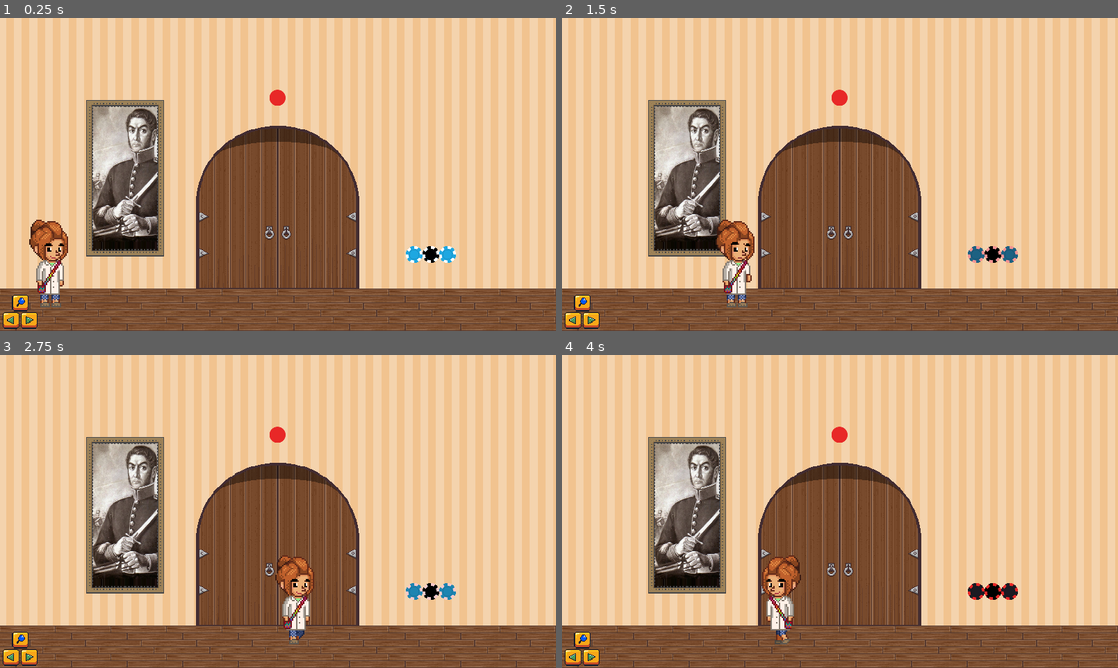
Above: before the commit, frames 1-4 (two rows, left to right).
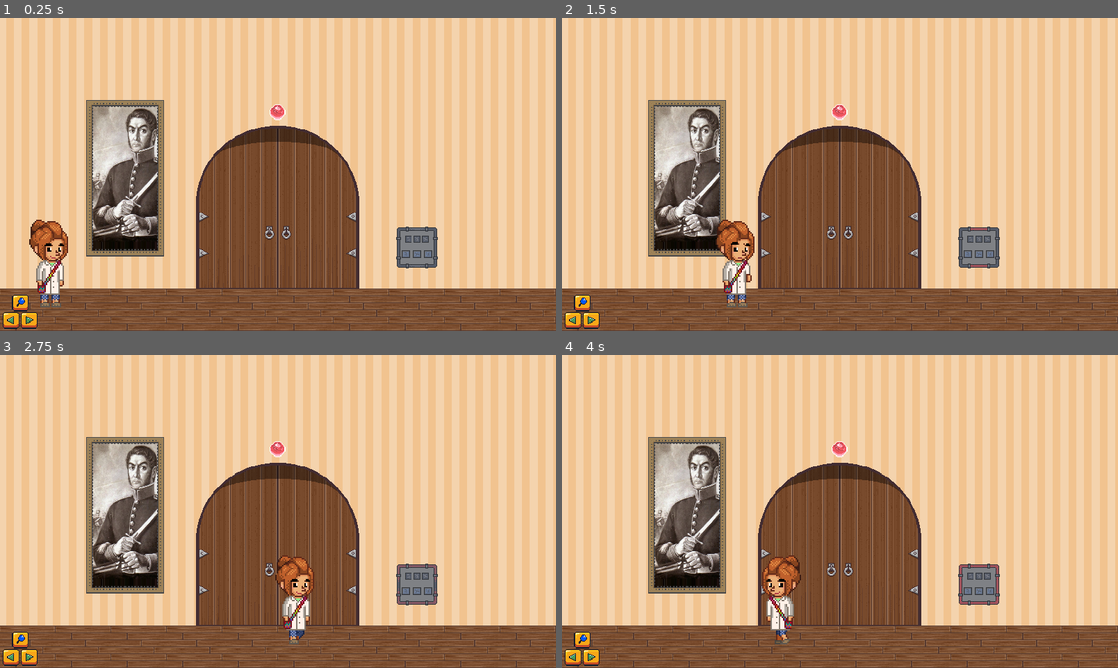
Above: after the commit, the same moments.

Repository: my-old-games/crear4
Game: Godot game, scene res://niveles/Nivel01.tscn
Same seed, same stepped clock (60 frames per second), same inputs: the game is played once before the commit and once after it.
Inputs (mouse positions are in pixels of both pictures, inside the frame that each line leads up to):
- Up to frame 1 (0.25 s): no input
- Up to frame 2 (1.5 s): move the mouse to (962, 158) at 0.52 s; hold Right (ui_right) 0.53-1.25 s; click (962, 158) at 0.67 s; drag from (728, 190) to (840, 205) at 1.27 s
- Up to frame 3 (2.75 s): move the mouse to (333, 442) at 2.02 s; hold Right (ui_right) from 2.03 s (still down)
- Up to frame 4 (4 s): release Right (ui_right) at 2.75 s; drag from (812, 574) to (995, 592) at 2.77 s; move the mouse to (1006, 558) at 3.52 s; hold Left (ui_left) from 3.53 s (still down)

The runs differ from the first frame. In frame 1, 1.3% of the frame differs, in the area x 48-82%, y 22-80%; in frame 2, 1.3%; in frame 3, 1.3%; in frame 4, 1.3%.

Commit message:
9º Prototipo [JUGABLE - PARTE 1]

Diff:
--- a/Proyecto/escenas/Carta.tscn
+++ b/Proyecto/escenas/Carta.tscn
@@ -17,8 +17,8 @@
 
 [sub_resource type="DynamicFont" id=3]
 size = 10
-outline_size = 1
-outline_color = Color( 1, 0.996078, 0.992157, 1 )
+outline_size = 2
+outline_color = Color( 0.231373, 0.176471, 0.0235294, 1 )
 use_filter = true
 font_data = ExtResource( 3 )
 
@@ -91,7 +91,7 @@
 margin_bottom = 74.15
 rect_min_size = Vector2( 80, 20 )
 custom_fonts/font = SubResource( 3 )
-custom_colors/font_color = Color( 0, 0, 0, 1 )
+custom_colors/font_color = Color( 1, 1, 1, 1 )
 text = "TEXTO REFERENCIA"
 align = 1
 __meta__ = {
--- a/Proyecto/escenas/Panel.tscn
+++ b/Proyecto/escenas/Panel.tscn
@@ -1,27 +1,55 @@
-[gd_scene load_steps=5 format=2]
+[gd_scene load_steps=13 format=2]
 
-[ext_resource path="res://assets/imagenes/prototipo02/Panel.png" type="Texture" id=1]
 [ext_resource path="res://scripts/Panel.gd" type="Script" id=2]
+[ext_resource path="res://assets/imagenes/mapa/Panel.png" type="Texture" id=3]
 
-[sub_resource type="CapsuleShape2D" id=1]
-radius = 26.6365
-height = 150.188
+[sub_resource type="AtlasTexture" id=3]
+atlas = ExtResource( 3 )
+region = Rect2( 0, 64, 64, 64 )
 
-[sub_resource type="Animation" id=2]
-resource_name = "BRILLAR"
-length = 4.0
-tracks/0/type = "value"
-tracks/0/path = NodePath("Sprite:modulate")
-tracks/0/interp = 1
-tracks/0/loop_wrap = true
-tracks/0/imported = false
-tracks/0/enabled = true
-tracks/0/keys = {
-"times": PoolRealArray( 0, 1, 2, 3, 4 ),
-"transitions": PoolRealArray( 1, 1, 1, 1, 1 ),
-"update": 0,
-"values": [ Color( 1, 1, 1, 1 ), Color( 0.909804, 0.156863, 0.152941, 1 ), Color( 1, 1, 1, 1 ), Color( 0.909804, 0.156863, 0.152941, 1 ), Color( 1, 1, 1, 1 ) ]
-}
+[sub_resource type="AtlasTexture" id=4]
+atlas = ExtResource( 3 )
+region = Rect2( 64, 64, 64, 64 )
+
+[sub_resource type="AtlasTexture" id=5]
+atlas = ExtResource( 3 )
+region = Rect2( 128, 64, 64, 64 )
+
+[sub_resource type="AtlasTexture" id=6]
+atlas = ExtResource( 3 )
+region = Rect2( 192, 64, 64, 64 )
+
+[sub_resource type="AtlasTexture" id=8]
+atlas = ExtResource( 3 )
+region = Rect2( 0, 0, 64, 64 )
+
+[sub_resource type="AtlasTexture" id=9]
+atlas = ExtResource( 3 )
+region = Rect2( 64, 0, 64, 64 )
+
+[sub_resource type="AtlasTexture" id=10]
+atlas = ExtResource( 3 )
+region = Rect2( 128, 0, 64, 64 )
+
+[sub_resource type="AtlasTexture" id=11]
+atlas = ExtResource( 3 )
+region = Rect2( 192, 0, 64, 64 )
+
+[sub_resource type="SpriteFrames" id=7]
+animations = [ {
+"frames": [ SubResource( 3 ), SubResource( 4 ), SubResource( 5 ), SubResource( 6 ), SubResource( 5 ), SubResource( 4 ) ],
+"loop": true,
+"name": "IDLE",
+"speed": 4.0
+}, {
+"frames": [ SubResource( 8 ), SubResource( 9 ), SubResource( 10 ), SubResource( 11 ) ],
+"loop": false,
+"name": "COMPLETADO",
+"speed": 3.0
+} ]
+
+[sub_resource type="RectangleShape2D" id=12]
+extents = Vector2( 76.0232, 76.154 )
 
 [node name="Panel" type="Area2D"]
 light_mask = 4
@@ -30,19 +58,14 @@
 collision_layer = 4
 script = ExtResource( 2 )
 
-[node name="Sprite" type="Sprite" parent="."]
-texture = ExtResource( 1 )
+[node name="AnimatedSprite" type="AnimatedSprite" parent="."]
+scale = Vector2( 2.5, 2.5 )
+frames = SubResource( 7 )
+animation = "COMPLETADO"
 
 [node name="CollisionShape2D" type="CollisionShape2D" parent="."]
 rotation = 1.5708
-shape = SubResource( 1 )
-
-[node name="AnimationPlayer" type="AnimationPlayer" parent="."]
-anims/BRILLAR = SubResource( 2 )
-
-[node name="Timer" type="Timer" parent="."]
-one_shot = true
+shape = SubResource( 12 )
 
 [connection signal="body_entered" from="." to="." method="_on_Panel_body_entered"]
 [connection signal="body_exited" from="." to="." method="_on_Panel_body_exited"]
-[connection signal="timeout" from="Timer" to="." method="_on_Timer_timeout"]
--- a/Proyecto/escenas/Pin.tscn
+++ b/Proyecto/escenas/Pin.tscn
@@ -1,17 +1,36 @@
-[gd_scene load_steps=5 format=2]
+[gd_scene load_steps=9 format=2]
 
-[ext_resource path="res://assets/imagenes/prototipo05/g8615.png" type="Texture" id=1]
-[ext_resource path="res://assets/imagenes/prototipo05/g8611.png" type="Texture" id=2]
+[ext_resource path="res://assets/imagenes/mapa/Pin.png" type="Texture" id=2]
 [ext_resource path="res://scripts/Pin.gd" type="Script" id=3]
 
-[sub_resource type="SpriteFrames" id=1]
+[sub_resource type="AtlasTexture" id=1]
+atlas = ExtResource( 2 )
+region = Rect2( 64, 0, 64, 64 )
+
+[sub_resource type="AtlasTexture" id=2]
+atlas = ExtResource( 2 )
+region = Rect2( 128, 0, 64, 64 )
+
+[sub_resource type="AtlasTexture" id=3]
+atlas = ExtResource( 2 )
+region = Rect2( 192, 0, 64, 64 )
+
+[sub_resource type="AtlasTexture" id=4]
+atlas = ExtResource( 2 )
+region = Rect2( 256, 0, 64, 64 )
+
+[sub_resource type="AtlasTexture" id=6]
+atlas = ExtResource( 2 )
+region = Rect2( 0, 0, 64, 64 )
+
+[sub_resource type="SpriteFrames" id=5]
 animations = [ {
-"frames": [ ExtResource( 2 ) ],
-"loop": true,
+"frames": [ SubResource( 1 ), SubResource( 2 ), SubResource( 3 ), SubResource( 4 ) ],
+"loop": false,
 "name": "ABIERTO",
 "speed": 5.0
 }, {
-"frames": [ ExtResource( 1 ) ],
+"frames": [ SubResource( 6 ) ],
 "loop": true,
 "name": "CERRADO",
 "speed": 5.0
@@ -23,5 +42,6 @@
 script = ExtResource( 3 )
 
 [node name="AnimatedSprite" type="AnimatedSprite" parent="."]
-frames = SubResource( 1 )
+scale = Vector2( 1.5, 1.5 )
+frames = SubResource( 5 )
 animation = "CERRADO"
--- a/Proyecto/escenas/Puzzle.tscn
+++ b/Proyecto/escenas/Puzzle.tscn
@@ -1,10 +1,10 @@
-[gd_scene load_steps=15 format=2]
+[gd_scene load_steps=21 format=2]
 
 [ext_resource path="res://escenas/cartas/Carta03_Tiene.tscn" type="PackedScene" id=1]
 [ext_resource path="res://escenas/fichas/Ficha01_San_Martin.tscn" type="PackedScene" id=2]
 [ext_resource path="res://escenas/Ranura.tscn" type="PackedScene" id=3]
 [ext_resource path="res://scripts/Puzzle.gd" type="Script" id=4]
-[ext_resource path="res://assets/imagenes/prototipo02/panel_beige.png" type="Texture" id=5]
+[ext_resource path="res://assets/imagenes/interfaz/paneles/PanelRompeCabezas.png" type="Texture" id=5]
 [ext_resource path="res://assets/imagenes/interfaz/botones/BotonesHUD_7.png" type="Texture" id=6]
 [ext_resource path="res://escenas/cartas/Carta01_San_Martin.tscn" type="PackedScene" id=7]
 [ext_resource path="res://escenas/cartas/Carta02_San_Martin_Sable.tscn" type="PackedScene" id=8]
@@ -12,6 +12,31 @@
 [ext_resource path="res://escenas/fichas/Ficha03_Tiene.tscn" type="PackedScene" id=10]
 [ext_resource path="res://assets/imagenes/prototipo04/flecha.png" type="Texture" id=11]
 [ext_resource path="res://assets/imagenes/interfaz/botones/BotonesHUD_6.png" type="Texture" id=12]
+[ext_resource path="res://assets/imagenes/interfaz/CandadoUI.png" type="Texture" id=13]
+
+[sub_resource type="AtlasTexture" id=3]
+atlas = ExtResource( 13 )
+region = Rect2( 0, 0, 150, 150 )
+
+[sub_resource type="AtlasTexture" id=4]
+atlas = ExtResource( 13 )
+region = Rect2( 150, 0, 150, 150 )
+
+[sub_resource type="AtlasTexture" id=5]
+atlas = ExtResource( 13 )
+region = Rect2( 300, 0, 150, 150 )
+
+[sub_resource type="AtlasTexture" id=6]
+atlas = ExtResource( 13 )
+region = Rect2( 450, 0, 150, 150 )
+
+[sub_resource type="SpriteFrames" id=7]
+animations = [ {
+"frames": [ SubResource( 3 ), SubResource( 4 ), SubResource( 5 ), SubResource( 6 ) ],
+"loop": false,
+"name": "OPEN",
+"speed": 3.0
+} ]
 
 [sub_resource type="Animation" id=1]
 resource_name = "MOSTRAR"
@@ -70,19 +95,22 @@
 }
 
 [node name="Puzzle" type="Node2D"]
-modulate = Color( 1, 1, 1, 0 )
 light_mask = 524288
 z_index = 700
 script = ExtResource( 4 )
 
 [node name="Fondo" type="Sprite" parent="."]
-position = Vector2( 124.645, 7.07107 )
-scale = Vector2( 3.5, 3.5 )
+position = Vector2( 103.424, 27.278 )
 texture = ExtResource( 5 )
 centered = false
 
+[node name="Candado" type="AnimatedSprite" parent="."]
+position = Vector2( 308.222, 109.567 )
+frames = SubResource( 7 )
+animation = "OPEN"
+
 [node name="Cartas" type="Node2D" parent="."]
-position = Vector2( 557.513, 127.816 )
+position = Vector2( 575.718, 139.278 )
 scale = Vector2( 1.4, 1.4 )
 
 [node name="Carta01_San_Martin" parent="Cartas" instance=ExtResource( 7 )]
@@ -93,38 +121,42 @@
 
 [node name="Ranuras" type="Node2D" parent="."]
 light_mask = 524288
-position = Vector2( 13.435, -65.0538 )
+position = Vector2( 13.435, -76.2911 )
 
 [node name="Ranura_San_Martin" parent="Ranuras" instance=ExtResource( 3 )]
-position = Vector2( 180.413, 312.715 )
+position = Vector2( 172.403, 311.656 )
 palabra = "SAN MARTIN"
 
 [node name="Ranura_Sable" parent="Ranuras" instance=ExtResource( 3 )]
-position = Vector2( 399.223, 313.599 )
+position = Vector2( 410.376, 313.599 )
 palabra = "SABLE"
 
 [node name="Ranura_Tiene" parent="Ranuras" instance=ExtResource( 3 )]
-position = Vector2( 290.6, 311.656 )
+position = Vector2( 294.787, 313.599 )
 palabra = "TIENE"
 
-[node name="Sprite2" type="Sprite" parent="."]
+[node name="Fichas" type="Node2D" parent="."]
+
+[node name="Ficha_San_Martin" parent="Fichas" instance=ExtResource( 2 )]
+position = Vector2( 299.358, 81.5667 )
+
+[node name="Ficha_Sable" parent="Fichas" instance=ExtResource( 9 )]
+position = Vector2( 185.838, 80.7259 )
+
+[node name="Ficha_Tiene" parent="Fichas" instance=ExtResource( 10 )]
+position = Vector2( 423.811, 76.5214 )
+
+[node name="Flechas" type="Node2D" parent="."]
+
+[node name="Sprite2" type="Sprite" parent="Flechas"]
 position = Vector2( 250.755, 249.934 )
 scale = Vector2( 0.2, 0.2 )
 texture = ExtResource( 11 )
 
-[node name="Sprite4" type="Sprite" parent="."]
+[node name="Sprite4" type="Sprite" parent="Flechas"]
 position = Vector2( 360.072, 249.513 )
 scale = Vector2( 0.2, 0.2 )
 texture = ExtResource( 11 )
-
-[node name="Ficha_San_Martin" parent="." instance=ExtResource( 2 )]
-position = Vector2( 299.358, 81.5667 )
-
-[node name="Ficha_Sable" parent="." instance=ExtResource( 9 )]
-position = Vector2( 185.838, 80.7259 )
-
-[node name="Ficha_Tiene" parent="." instance=ExtResource( 10 )]
-position = Vector2( 423.811, 76.5214 )
 
 [node name="AnimationPlayer" type="AnimationPlayer" parent="."]
 playback_speed = 2.0
@@ -132,22 +164,23 @@
 anims/OCULTAR = SubResource( 2 )
 
 [node name="CloseButton" type="TouchScreenButton" parent="."]
-position = Vector2( 445.484, 5.58297 )
+position = Vector2( 479.324, 26.7536 )
 scale = Vector2( 0.5, 0.5 )
 normal = ExtResource( 12 )
 pressed = ExtResource( 6 )
 
+[connection signal="animation_finished" from="Candado" to="." method="_on_Candado_animation_finished"]
+[connection signal="acertado" from="Ranuras/Ranura_San_Martin" to="." method="_on_Ranura_acertado"]
 [connection signal="acertado" from="Ranuras/Ranura_San_Martin" to="Cartas/Carta01_San_Martin" method="_on_Ranura_acertado"]
-[connection signal="acertado" from="Ranuras/Ranura_San_Martin" to="." method="_on_Ranura_acertado"]
+[connection signal="acertado" from="Ranuras/Ranura_Sable" to="." method="_on_Ranura_acertado"]
 [connection signal="acertado" from="Ranuras/Ranura_Sable" to="Cartas/Carta02_Sable" method="_on_Ranura_acertado"]
-[connection signal="acertado" from="Ranuras/Ranura_Sable" to="." method="_on_Ranura_acertado"]
+[connection signal="acertado" from="Ranuras/Ranura_Tiene" to="." method="_on_Ranura_acertado"]
 [connection signal="acertado" from="Ranuras/Ranura_Tiene" to="Cartas/Carta03_Tiene" method="_on_Ranura_acertado"]
-[connection signal="acertado" from="Ranuras/Ranura_Tiene" to="." method="_on_Ranura_acertado"]
-[connection signal="hidecard" from="Ficha_San_Martin" to="Cartas/Carta01_San_Martin" method="ocultar_Carta"]
-[connection signal="showcard" from="Ficha_San_Martin" to="Cartas/Carta01_San_Martin" method="mostrar_Carta"]
-[connection signal="hidecard" from="Ficha_Sable" to="Cartas/Carta02_Sable" method="ocultar_Carta"]
-[connection signal="showcard" from="Ficha_Sable" to="Cartas/Carta02_Sable" method="mostrar_Carta"]
-[connection signal="hidecard" from="Ficha_Tiene" to="Cartas/Carta03_Tiene" method="ocultar_Carta"]
-[connection signal="showcard" from="Ficha_Tiene" to="Cartas/Carta03_Tiene" method="mostrar_Carta"]
+[connection signal="hidecard" from="Fichas/Ficha_San_Martin" to="Cartas/Carta01_San_Martin" method="ocultar_Carta"]
+[connection signal="showcard" from="Fichas/Ficha_San_Martin" to="Cartas/Carta01_San_Martin" method="mostrar_Carta"]
+[connection signal="hidecard" from="Fichas/Ficha_Sable" to="Cartas/Carta02_Sable" method="ocultar_Carta"]
+[connection signal="showcard" from="Fichas/Ficha_Sable" to="Cartas/Carta02_Sable" method="mostrar_Carta"]
+[connection signal="hidecard" from="Fichas/Ficha_Tiene" to="Cartas/Carta03_Tiene" method="ocultar_Carta"]
+[connection signal="showcard" from="Fichas/Ficha_Tiene" to="Cartas/Carta03_Tiene" method="mostrar_Carta"]
 [connection signal="animation_finished" from="AnimationPlayer" to="." method="_on_AnimationPlayer_animation_finished"]
 [connection signal="pressed" from="CloseButton" to="." method="_on_CloseButton_pressed"]
--- a/Proyecto/escenas/Ranura.tscn
+++ b/Proyecto/escenas/Ranura.tscn
@@ -5,59 +5,59 @@
 [ext_resource path="res://assets/fuentes/Rubik-Italic.ttf" type="DynamicFontData" id=3]
 [ext_resource path="res://assets/imagenes/puzzle/RanuraError.png" type="Texture" id=4]
 
-[sub_resource type="AtlasTexture" id=8]
-atlas = ExtResource( 4 )
+[sub_resource type="AtlasTexture" id=1]
+atlas = ExtResource( 1 )
 region = Rect2( 0, 0, 100, 100 )
 
-[sub_resource type="AtlasTexture" id=9]
-atlas = ExtResource( 4 )
+[sub_resource type="AtlasTexture" id=2]
+atlas = ExtResource( 1 )
 region = Rect2( 100, 0, 100, 100 )
 
-[sub_resource type="AtlasTexture" id=10]
-atlas = ExtResource( 4 )
+[sub_resource type="AtlasTexture" id=3]
+atlas = ExtResource( 1 )
 region = Rect2( 200, 0, 100, 100 )
 
 [sub_resource type="AtlasTexture" id=4]
 atlas = ExtResource( 1 )
+region = Rect2( 300, 0, 100, 100 )
+
+[sub_resource type="AtlasTexture" id=5]
+atlas = ExtResource( 4 )
 region = Rect2( 0, 0, 100, 100 )
 
-[sub_resource type="AtlasTexture" id=5]
-atlas = ExtResource( 1 )
+[sub_resource type="AtlasTexture" id=6]
+atlas = ExtResource( 4 )
 region = Rect2( 100, 0, 100, 100 )
 
-[sub_resource type="AtlasTexture" id=6]
-atlas = ExtResource( 1 )
+[sub_resource type="AtlasTexture" id=7]
+atlas = ExtResource( 4 )
 region = Rect2( 200, 0, 100, 100 )
 
-[sub_resource type="AtlasTexture" id=7]
-atlas = ExtResource( 1 )
-region = Rect2( 300, 0, 100, 100 )
-
-[sub_resource type="SpriteFrames" id=1]
+[sub_resource type="SpriteFrames" id=8]
 animations = [ {
-"frames": [ SubResource( 8 ), SubResource( 9 ), SubResource( 10 ) ],
-"loop": false,
-"name": "ERROR",
-"speed": 8.0
-}, {
-"frames": [ SubResource( 4 ) ],
+"frames": [ SubResource( 1 ) ],
 "loop": false,
 "name": "LIBRE",
 "speed": 5.0
 }, {
-"frames": [ SubResource( 5 ), SubResource( 6 ), SubResource( 7 ) ],
+"frames": [ SubResource( 2 ), SubResource( 3 ), SubResource( 4 ) ],
 "loop": false,
 "name": "OCUPADA",
 "speed": 8.0
+}, {
+"frames": [ SubResource( 5 ), SubResource( 6 ), SubResource( 7 ) ],
+"loop": false,
+"name": "ERROR",
+"speed": 8.0
 } ]
 
-[sub_resource type="RectangleShape2D" id=11]
+[sub_resource type="RectangleShape2D" id=9]
 extents = Vector2( 21.25, 22.25 )
 
-[sub_resource type="DynamicFont" id=3]
-size = 15
-outline_size = 1
-outline_color = Color( 0.0313726, 0.623529, 0.286275, 1 )
+[sub_resource type="DynamicFont" id=10]
+size = 12
+outline_size = 2
+outline_color = Color( 0.231373, 0.176471, 0.0235294, 1 )
 font_data = ExtResource( 3 )
 
 [node name="Ranura" type="Area2D"]
@@ -67,19 +67,19 @@
 script = ExtResource( 2 )
 
 [node name="AnimatedSprite" type="AnimatedSprite" parent="."]
-frames = SubResource( 1 )
+frames = SubResource( 8 )
 animation = "ERROR"
 
 [node name="CollisionShape2D" type="CollisionShape2D" parent="."]
-shape = SubResource( 11 )
+shape = SubResource( 9 )
 
 [node name="Palabra" type="Label" parent="."]
-margin_left = -63.3343
-margin_top = 48.4202
-margin_right = 66.6657
-margin_bottom = 78.4202
-rect_min_size = Vector2( 130, 30 )
-custom_fonts/font = SubResource( 3 )
+margin_left = -49.8343
+margin_top = 50.9202
+margin_right = 50.1657
+margin_bottom = 80.9202
+rect_min_size = Vector2( 100, 30 )
+custom_fonts/font = SubResource( 10 )
 text = "SAN MARTIN"
 align = 1
 __meta__ = {
--- /dev/null
+++ b/Proyecto/interfaces/Flecha.tscn
@@ -0,0 +1,3 @@
+[gd_scene format=2]
+
+[node name="Flecha" type="Node2D"]
--- a/Proyecto/niveles/Nivel01.tscn
+++ b/Proyecto/niveles/Nivel01.tscn
@@ -70,14 +70,12 @@
 [node name="Paneles" type="Node2D" parent="."]
 
 [node name="Panel" parent="Paneles" instance=ExtResource( 4 )]
-position = Vector2( 496, 272 )
-tiempo_pista = 1
+position = Vector2( 480, 264 )
 
 [node name="Pines" type="Node2D" parent="."]
-position = Vector2( 313.901, 87.8645 )
+position = Vector2( 319.457, 108.4 )
 
 [node name="Pin" parent="Pines" instance=ExtResource( 8 )]
-position = Vector2( 5.55585, 3.96851 )
 
 [node name="Puzzles" type="Node2D" parent="."]
 
@@ -94,5 +92,6 @@
 [connection signal="cerrado" from="CuadroUI" to="Suyay" method="reiniciar"]
 [connection signal="verPuzzle" from="Paneles/Panel" to="Puzzles/Puzzle" method="_on_Panel_verPuzzle"]
 [connection signal="cerrado" from="Puzzles/Puzzle" to="Suyay" method="reiniciar"]
+[connection signal="completado" from="Puzzles/Puzzle" to="Paneles/Panel" method="panel_completado"]
 [connection signal="completado" from="Puzzles/Puzzle" to="Pines/Pin" method="_on_Puzzle_completado"]
 [connection signal="completado" from="Puzzles/Puzzle" to="." method="_on_Puzzle_completado"]
--- a/Proyecto/scripts/Panel.gd
+++ b/Proyecto/scripts/Panel.gd
@@ -1,20 +1,12 @@
 extends Area2D
-# ---------------- VARIABLES CONFIGURABLES  ---------------
-export var pista = true
-export var tiempo_pista = 2
 # ---------------- SEÑALES    ---------------
 signal verPuzzle;
 # ---------------- FUNCION READY
 func _ready():
-	if pista:
-		$Timer.set_wait_time(tiempo_pista)
-		$Timer.start()
+	$AnimatedSprite.play("IDLE")
 # ---------------- FUNCION QUE EMITE LA SEÑAL PARA VISUALIZAR EL PUZZLE ASOCIADO
 func ver_elemento():
 	emit_signal("verPuzzle")
-# ---------------- MENEJADOR SEÑAL -> TIEMPO DE ESPERA PISTA
-func _on_Timer_timeout():
-	$AnimationPlayer.play("BRILLAR")
 # ---------------- MENEJADOR SEÑAL -> ENTRA PLAYER AL AREA
 func _on_Panel_body_entered(body):
 	owner.pista()
@@ -22,3 +14,6 @@
 # ---------------- MENEJADOR SEÑAL -> SALE PLAYER DEL AREA
 func _on_Panel_body_exited(body):
 	body.elemento = null
+# ---------------- MENEJADOR SEÑAL -> CUANDO EL ROMPECABEZAS ASOCIADO SE COMPLETA
+func panel_completado():
+	$AnimatedSprite.play("COMPLETADO")
--- a/Proyecto/scripts/Puzzle.gd
+++ b/Proyecto/scripts/Puzzle.gd
@@ -13,6 +13,7 @@
 	cartas  = $Cartas.get_children()
 	for carta in cartas:
 		carta.ocultar_Carta()
+	$Candado.hide()
 # ---------------- FUNCION PARA OCULTAR
 func ocultar_Puzzle():
 	$AnimationPlayer.play("OCULTAR")
@@ -30,8 +31,9 @@
 		if ranura.ocupada:
 			ocupados += 1
 	if ocupados == ranuras.size():
-		emit_signal("completado")
-		ocultar_Puzzle()
+		$Candado.show()
+		$Candado.play("OPEN")
+
 # ---------------- MENEJADOR SEÑAL -> ORDEN DE VISUALIZAR
 func _on_Panel_verPuzzle():
 	mostrar_Puzzle()
@@ -40,10 +42,14 @@
 	if esta_visible():
 		emit_signal("cerrado")
 		ocultar_Puzzle()
-# ---------------- MENEJADOR SEÑAL -> FINALIZAR ANIMACION
+# ---------------- MENEJADOR SEÑAL -> FINALIZAR ANIMACION PANEL
 func _on_AnimationPlayer_animation_finished(anim_name):
 	match anim_name:
 		'MOSTRAR':
 			visible_ui = true
 		'OCULTAR':
 			visible_ui = false
+# ---------------- MENEJADOR SEÑAL -> FINALIZAR ANIMACION CANDADO
+func _on_Candado_animation_finished():
+	emit_signal("completado")
+	ocultar_Puzzle()
Binary file added: Proyecto/assets/imagenes/interfaz/CandadoUI.png
Not shown, added: Proyecto/assets/imagenes/interfaz/CandadoUI.png.import
Binary file added: Proyecto/assets/imagenes/interfaz/paneles/PanelRompeCabezas.png
Not shown, added: Proyecto/assets/imagenes/interfaz/paneles/PanelRompeCabezas.png.import
Binary file added: Proyecto/assets/imagenes/mapa/Panel.png
Not shown, added: Proyecto/assets/imagenes/mapa/Panel.png.import
Binary file added: Proyecto/assets/imagenes/mapa/Pin.png
Not shown, added: Proyecto/assets/imagenes/mapa/Pin.png.import
Not shown, removed: Assets/Boton1.pyxel
Not shown, removed: Assets/CandadoAnimado.pyxel
Not shown, added: Assets/Fondos/Fondo1.png
Not shown, added: Assets/Fondos/Fondo1.pyxel
(and 21 more such lines)
